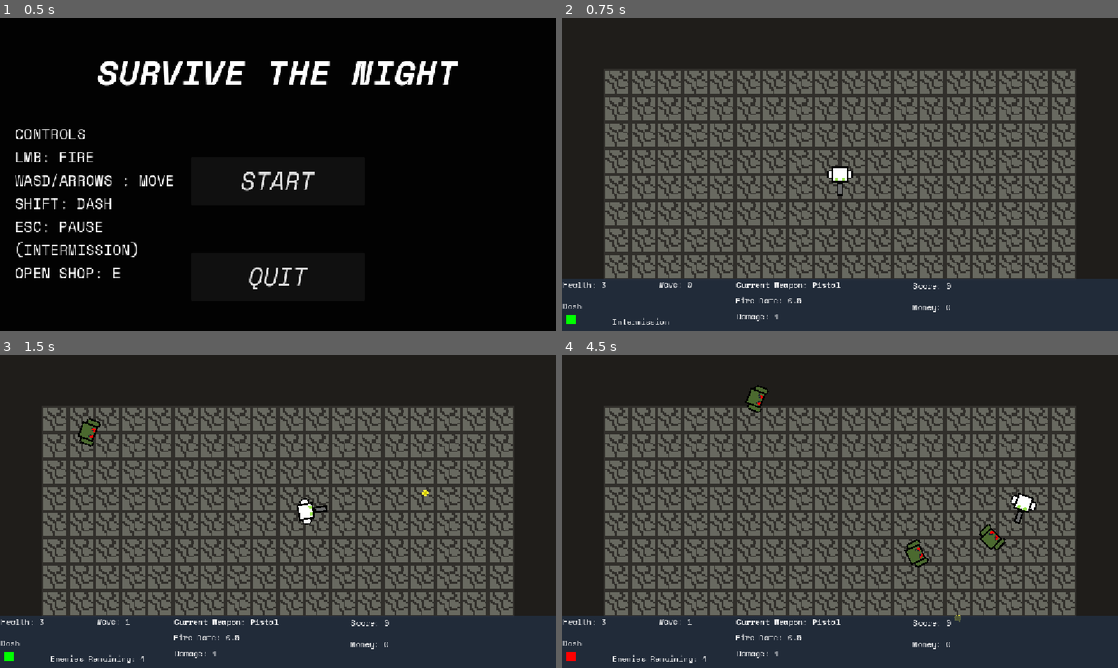
Above: before the commit, frames 1-4 (two rows, left to right).
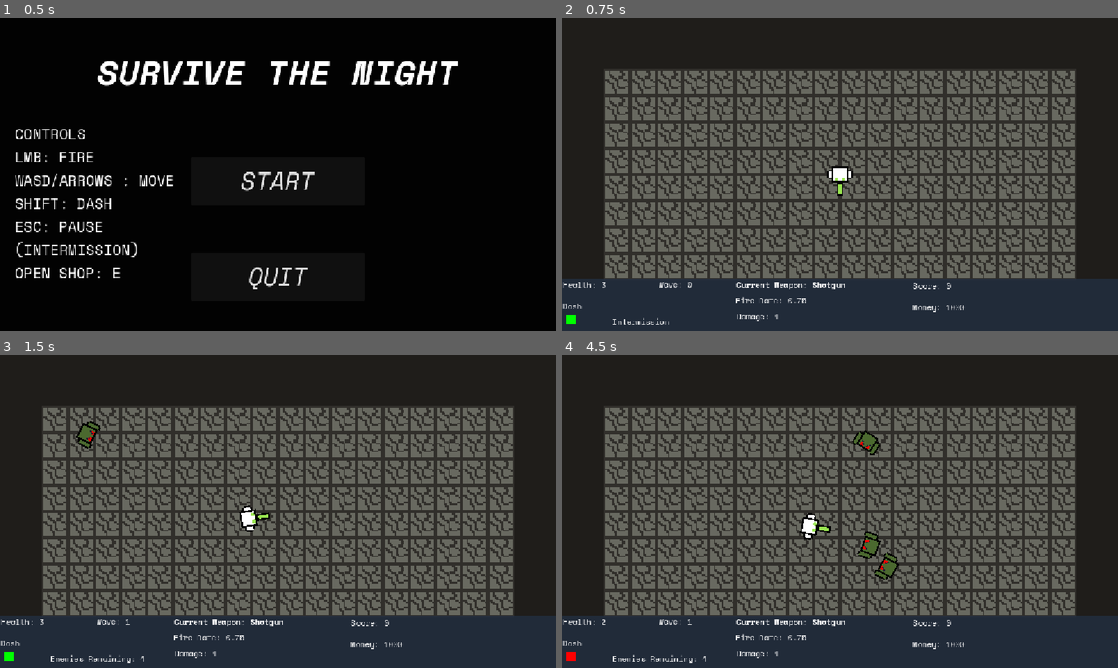
Above: after the commit, the same moments.

Repository: joseph-8220/CSCI4439PROJECT
Game: Godot game, scene res://scenes/area.tscn
The game is run twice, just before and just after one commit, with the same random seed, the same clock (stepped at 60 frames per second) and the same inputs. Sound files missing from this copy of the repository are replaced by a short silence.
Inputs (mouse positions are in pixels of both pictures, inside the frame that each line leads up to):
- Up to frame 1 (0.5 s): no input
- Up to frame 2 (0.75 s): click "START" at 0.5 s
- Up to frame 3 (1.5 s): tap Enter (ui_accept) at 1.25 s; move the mouse to (400, 495) at 1.27 s; press the mouse at (400, 495) at 1.28 s; hold D (right) from 1.28 s (still down)
- Up to frame 4 (4.5 s): tap E (shop) at 1.52, 2.27, 3.77 s; move the mouse to (728, 527) at 2.02 s; release D (right) at 2.03 s; release the mouse at (728, 527) at 2.03 s; hold S (down) 2.03-2.78 s; tap Shift (shift) at 2.1, 3.6 s; move the mouse to (895, 442) at 2.77 s; press the mouse at (895, 442) at 2.78 s; hold D (right) 2.78-3.53 s; move the mouse to (812, 574) at 3.52 s; release the mouse at (812, 574) at 3.53 s; hold W (up) 3.53-4.28 s; move the mouse to (1006, 558) at 4.27 s; press the mouse at (1006, 558) at 4.28 s; hold A (left) from 4.28 s (still down)

Frame 1 is identical in both runs. In frame 2, 0.1% of the frame differs, in the area x 42-73%, y 53-94%; in frame 3, 0.8%; in frame 4, 2.0%, in the area x 7-86%, y 9-94%.

Commit message:
fixed crash caused by pierce + hitsound jank

Diff:
--- a/scripts/character/player.gd
+++ b/scripts/character/player.gd
@@ -9,10 +9,10 @@
 @export var friction_coeff : float = 8
 @export var playerhealth : int = 3
 @export var maxhealth: int = 3
-@export var money : int = 0
+@export var money : int = 1000
 @export var knockback_strength : float = 500
 @export var iframes_duration: float = .5
-@export var weaponid: int = 1
+@export var weaponid: int = 2
 @export var dmgbuffcount: int = 0
 @export var vitbuffcount: int = 0
 @export var spebuffcount: int = 0
--- a/scripts/projectiles/projectile.gd
+++ b/scripts/projectiles/projectile.gd
@@ -30,11 +30,13 @@
 	if body.is_in_group("enemy"):
 		if body in hit_list:
 			return
-		remove_child(hitsound)
-		get_parent().add_child(hitsound)
-		hitsound.global_position = global_position
-		hitsound.play()
-		hitsound.finished.connect(hitsound.queue_free)
+			hit_list.append(body)
+		if is_instance_valid(hitsound):
+			var sound_copy = hitsound.duplicate()
+			get_parent().add_child(sound_copy)
+			sound_copy.global_position = global_position
+			sound_copy.play()
+			sound_copy.finished.connect(sound_copy.queue_free)
 		body.enemyhealth -= damage
 		pierce -= 1
 		if pierce <= 0:
